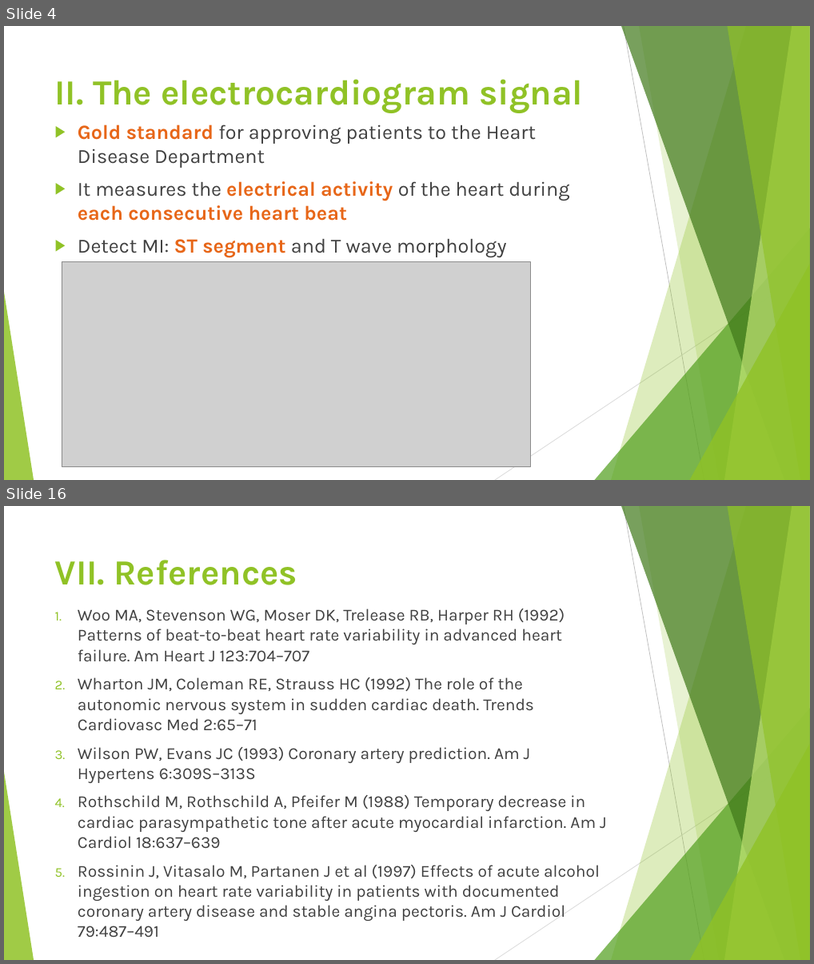
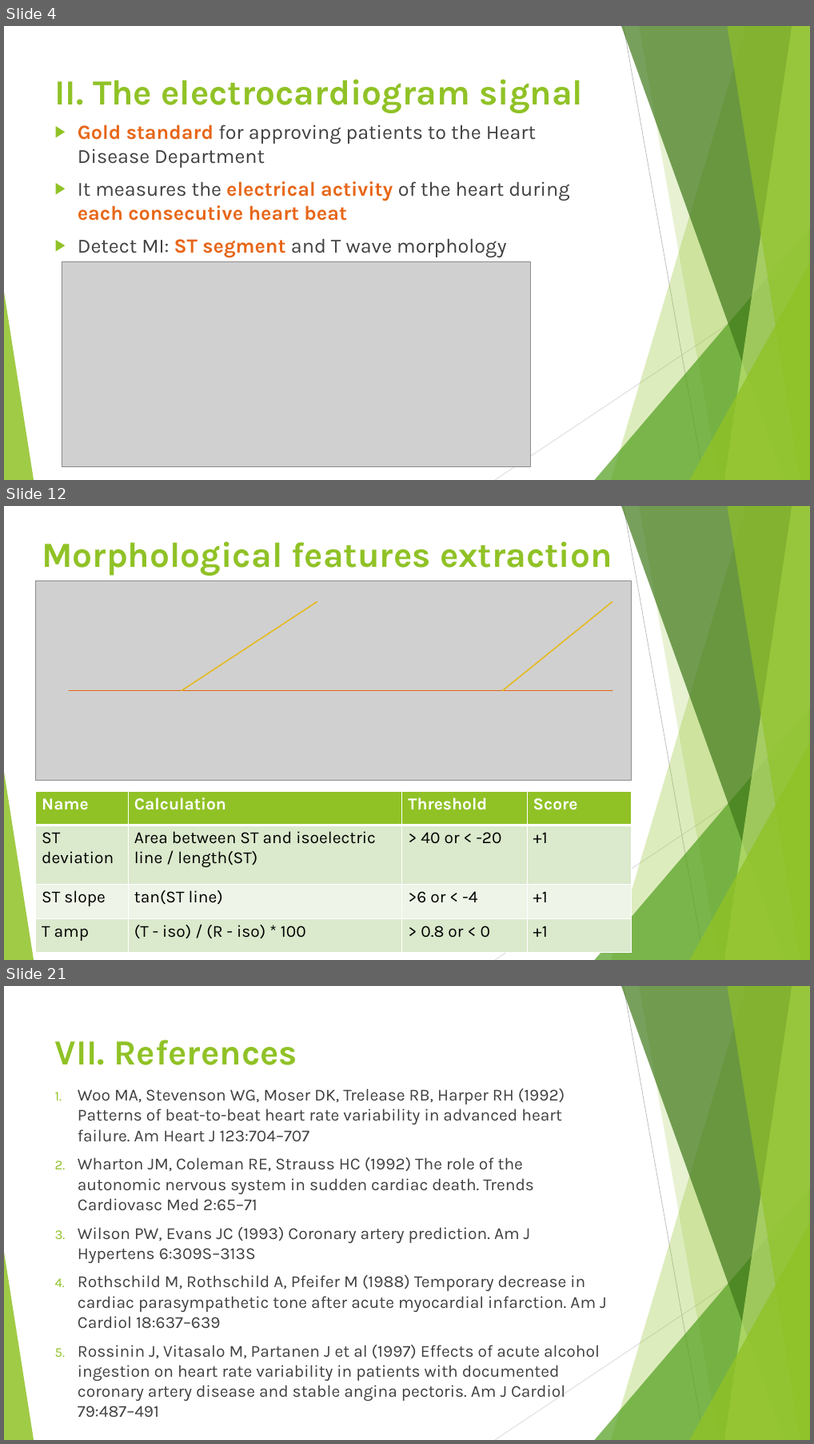
Before and after one commit to nichealpham/MY_THESIS, a slide deck: research/Prethesis/HK2/QUANTIFYING MYOCARDIAL DAMAGE USING ECG SIGNAL.pptx. Shown one above the other, each under a label of ours: slides 4 and 16 before the commit, slides 4, 12 and 21 after it; the slides between them are not shown. The pictures are 814x964 and 814x1444 pixels, drawn with LibreOffice and Linux fonts; fonts in the diff are those of the drawing; grey boxes stand for pictures. Boxes give left, top, right and bottom in pixels: in the first picture for what was removed or moved away, otherwise in the second. Text is boxed around its words. In the diff, an @@ line names an element or a change of style, - is before the commit and + after.

```diff
--- a/research/Prethesis/HK2/QUANTIFYING MYOCARDIAL DAMAGE USING ECG SIGNAL.pptx
+++ b/research/Prethesis/HK2/QUANTIFYING MYOCARDIAL DAMAGE USING ECG SIGNAL.pptx
@@ slide 12 added at (4, 506, 810, 960), background #FFFFFF; not listed: 10 template elements that a slide beside it also shows @@
@@ title added at (42, 541, 613, 576), 42 pt, text #90C226, bold @@
+Morphological features extraction
@@ picture added at (35, 581, 632, 780) @@
@@ line added from (182, 691) to (318, 601), #E6B91E 1.5 pt @@
@@ line added from (503, 691) to (613, 601), #E6B91E 1.5 pt @@
@@ line added from (613, 691) to (70, 691), #E76618 1.5 pt @@
@@ table added at (35, 791, 632, 952), 4 rows, 4 columns @@
+Name | Calculation | Threshold | Score
+ST deviation | Area between ST and isoelectric line / length(ST) | > 40 or < -20 | +1
+ST slope | tan(ST line) | >6 or < -4 | +1
+T amp | (T - iso) / (R - iso) * 100 | > 0.8 or < 0 | +1
@@ what was slide 16 is now slide 21 @@
```
Also in this commit, not shown: 11 slides changed, 6 other slides added, 2 slides removed, 3 other files.
